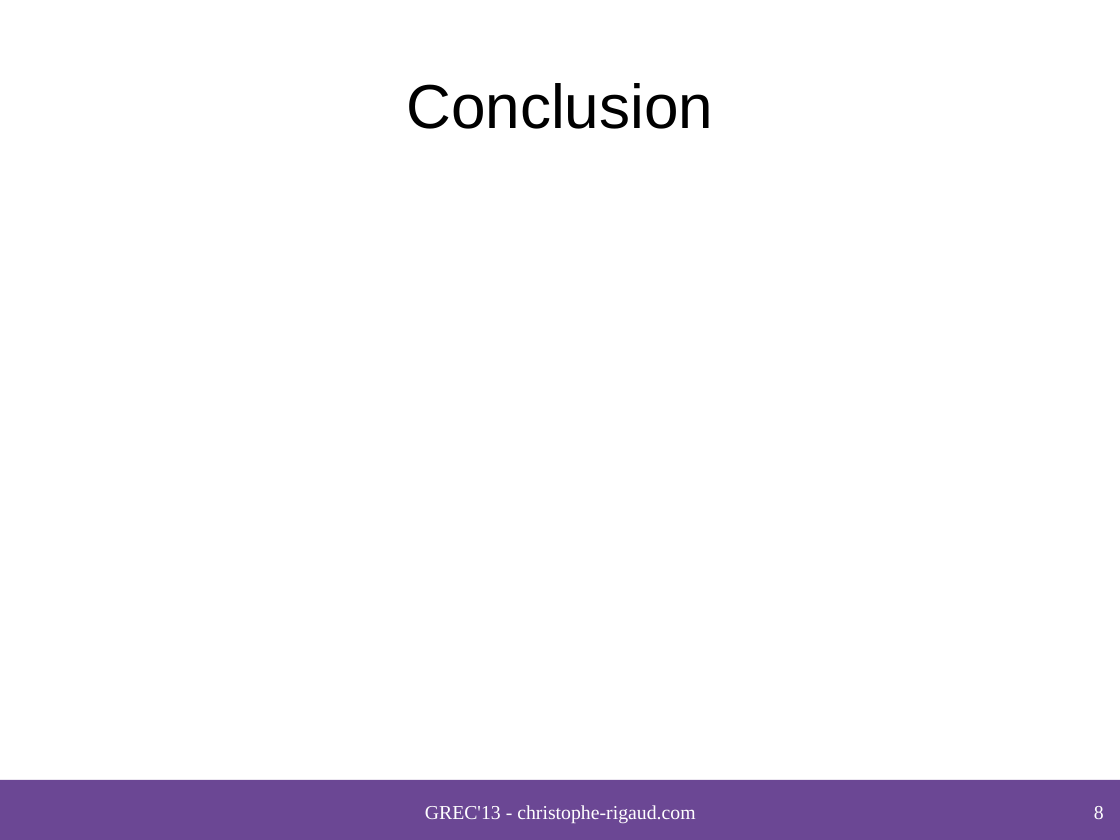
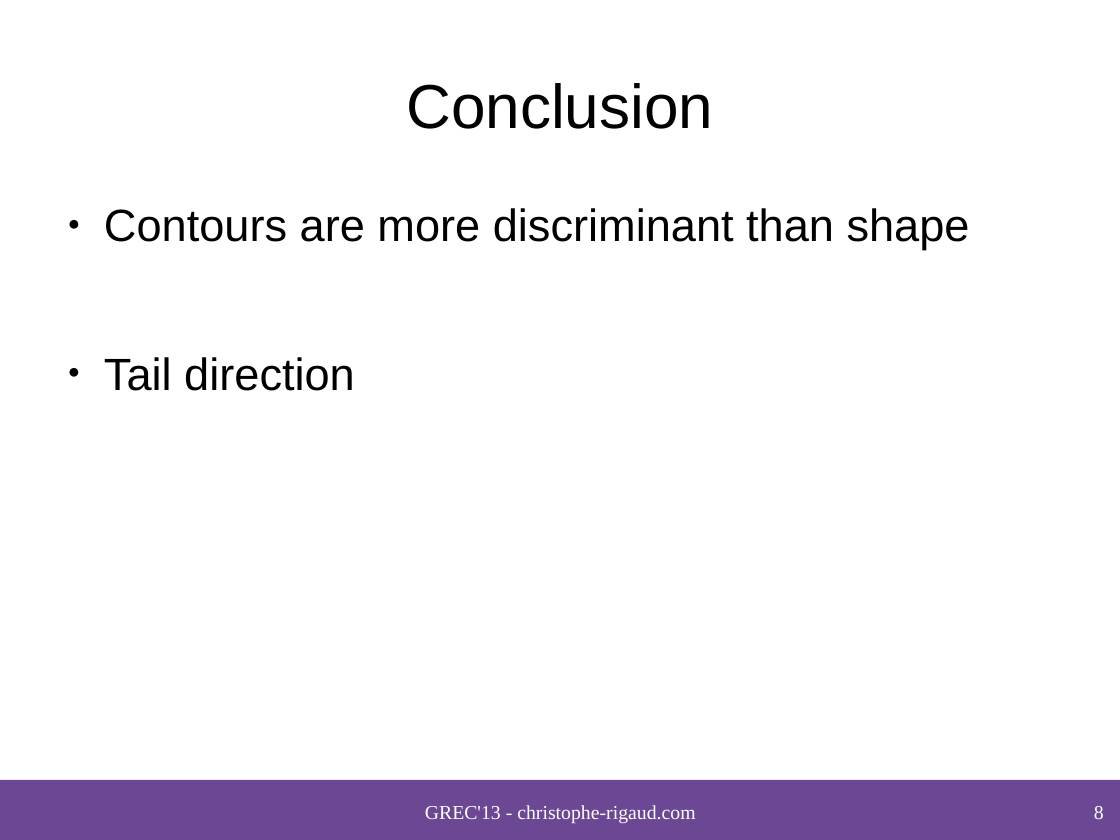
Before and after one commit to crigaud/publication, a slide deck: slide 8 of 2013/GREC/speech_balloon_contour_classification_in_comics/presentation/2013_Rigaud_Speech_balloon_contour_classification_in_comics.odp. Drawn at 1120x840 pixels with LibreOffice and Linux fonts; fonts in the diff are those of the drawing; background and template pictures are left out. Boxes give left, top, right and bottom in pixels: in the first picture for what was removed or moved away, otherwise in the second. Text is boxed around its words. In the diff, an @@ line names an element or a change of style, - is before the commit and + after.

```diff
--- a/2013/GREC/speech_balloon_contour_classification_in_comics/presentation/2013_Rigaud_Speech_balloon_contour_classification_in_comics.odp
+++ b/2013/GREC/speech_balloon_contour_classification_in_comics/presentation/2013_Rigaud_Speech_balloon_contour_classification_in_comics.odp
@@ text added at (104, 208, 970, 391), 32 pt, text #000000 @@
+● Contours are more discriminant than shape
+● Tail direction
```
Also in this commit, not shown: 3 other slides changed, 7 other files.
